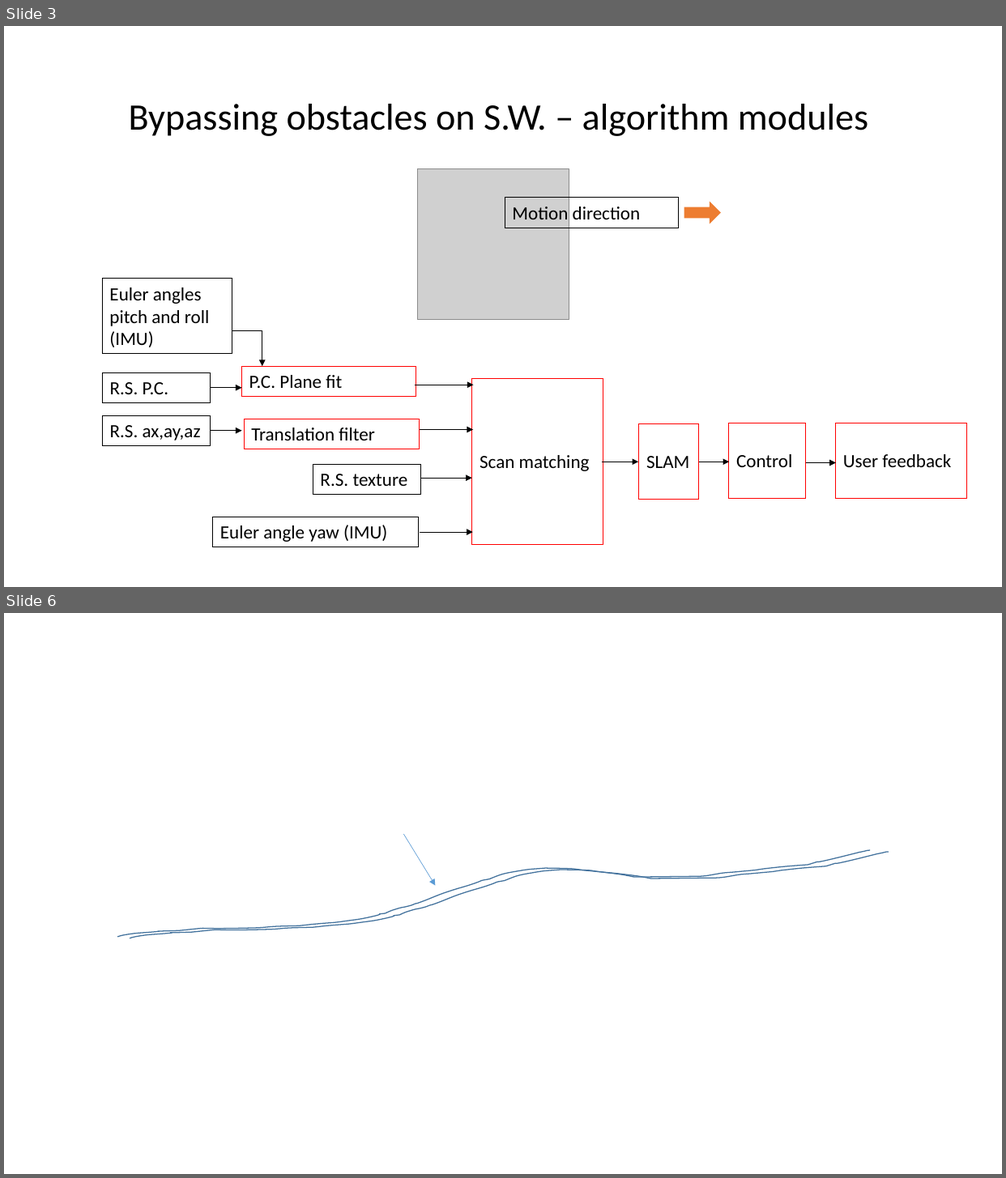
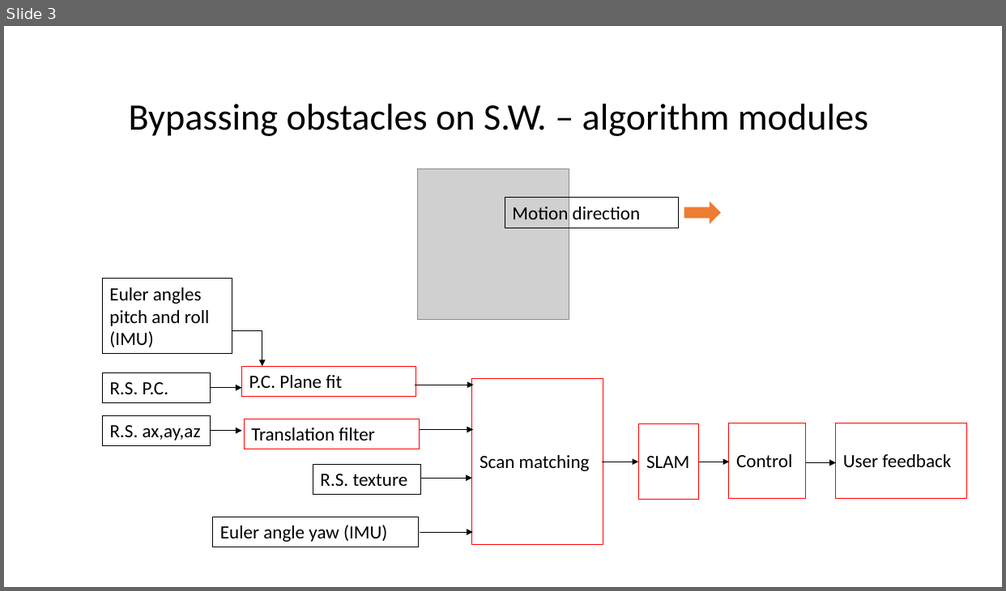
Before and after one commit to GuideMeDev/guide_me_ros, a slide deck: Algo/Documentation/Bypassing obstacles on SW modules flow chart.pptx. Shown one above the other, each under a label of ours: slides 3 and 6 before the commit, slide 3 after it; the slides between them are not shown. The pictures are 1006x1178 and 1006x591 pixels, drawn with LibreOffice and Linux fonts; fonts in the diff are those of the drawing; grey boxes stand for pictures. Boxes give left, top, right and bottom in pixels: in the first picture for what was removed or moved away, otherwise in the second. Text is boxed around its words. In the diff, an @@ line names an element or a change of style, - is before the commit and + after.

```diff
--- a/Algo/Documentation/Bypassing obstacles on SW modules flow chart.pptx
+++ b/Algo/Documentation/Bypassing obstacles on SW modules flow chart.pptx
@@ slide 6 removed at bbox=[4, 613, 1002, 1174], background #FFFFFF @@
@@ freeform shape removed at bbox=[117, 850, 870, 937] @@
@@ freeform shape removed at bbox=[130, 852, 889, 939] @@
@@ arrow removed from (404, 834) to (435, 885) @@
```
Also in this commit, not shown: 1 slide changed, 1 other slide removed, 1 other file.
